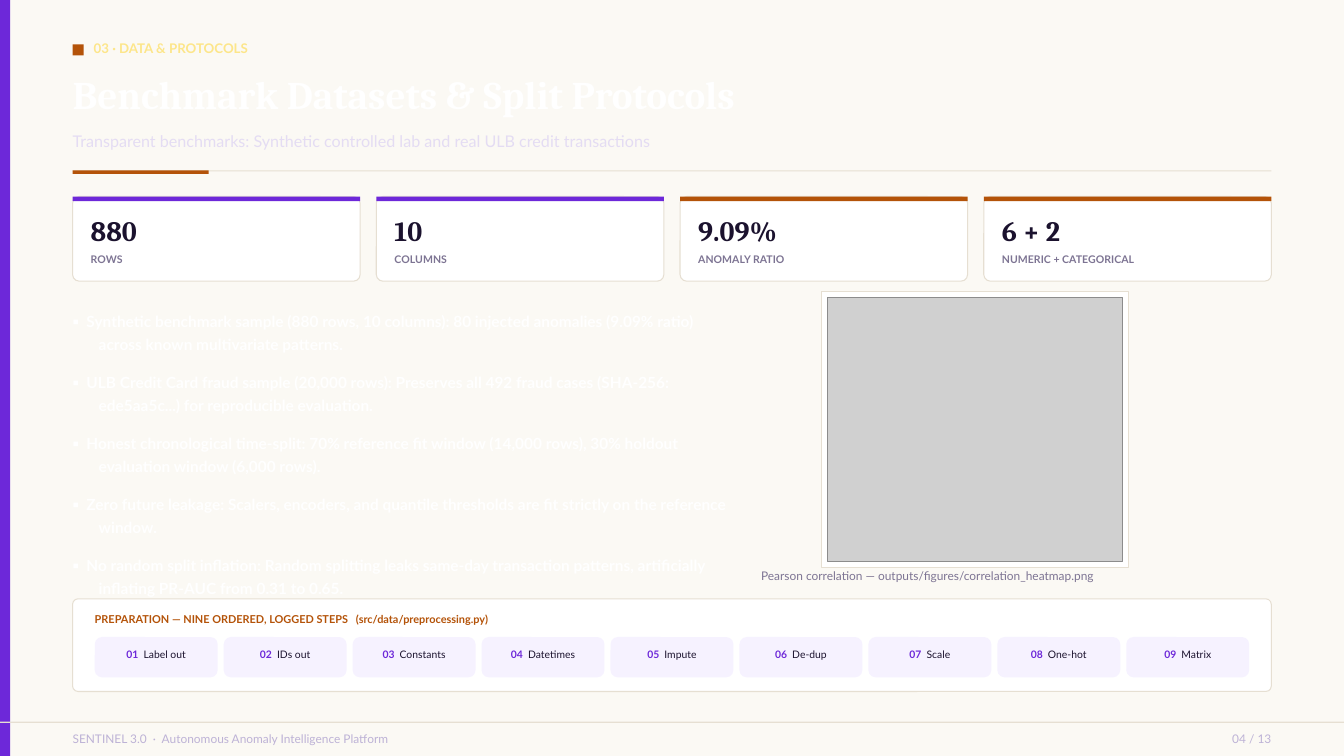
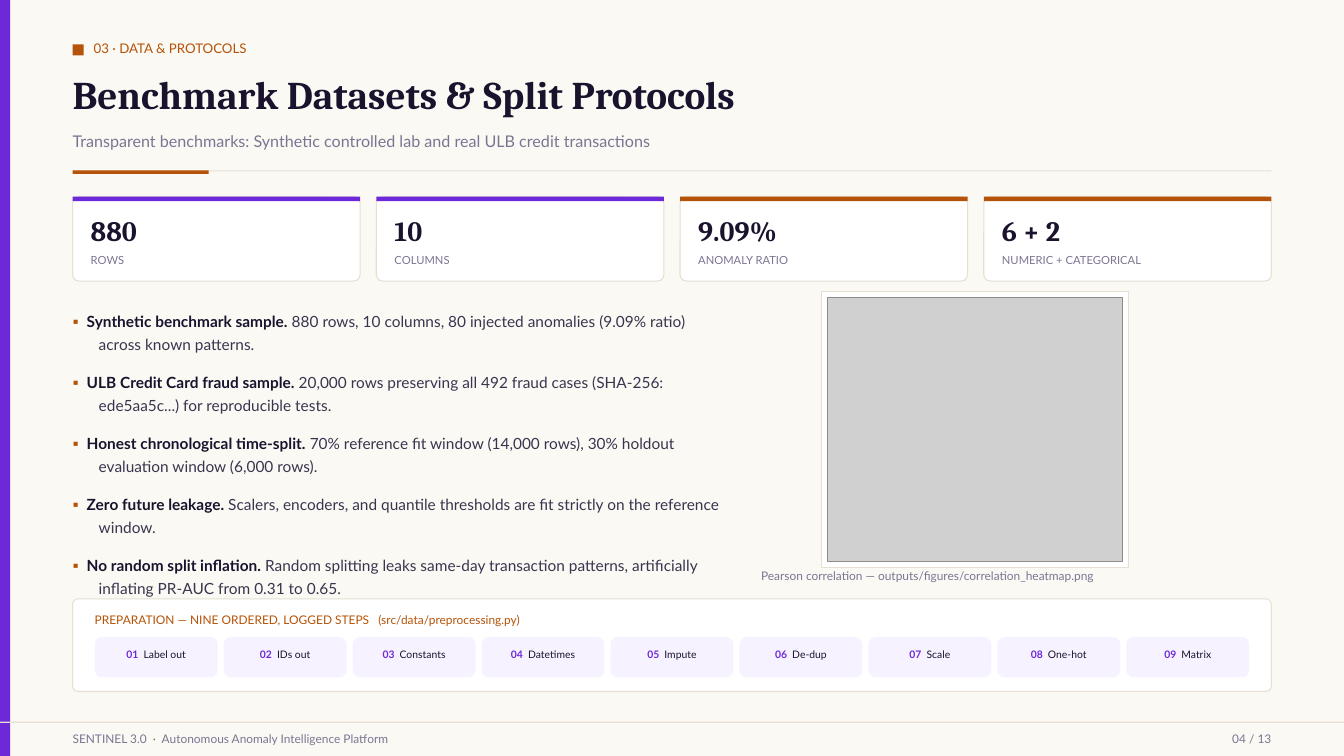
Before and after one commit to rohan1252030019-netizen/explainable-anomaly-detection, a slide deck: slide 4 of presentation/Explainable_Anomaly_Detection_12slides.pptx. Drawn at 1344x756 pixels with LibreOffice and Linux fonts; fonts in the diff are those of the drawing; grey boxes stand for pictures. Boxes give left, top, right and bottom in pixels: in the first picture for what was removed or moved away, otherwise in the second. Text is boxed around its words. In the diff, an @@ line names an element or a change of style, - is before the commit and + after.

Commit message:
fix(presentation): restore high-contrast dark text typography for white slide backgrounds

```diff
--- a/presentation/Explainable_Anomaly_Detection_12slides.pptx
+++ b/presentation/Explainable_Anomaly_Detection_12slides.pptx
@@ text added at (94,43,247,53), 9.5 pt, text #B45309 @@
+03 · DATA & PROTOCOLS
@@ text added at (73,81,735,118), 28 pt, text #1B122E, bold @@
+Benchmark Datasets & Split Protocols
@@ text added at (73,135,650,150), 11.5 pt, text #7D7493 @@
+Transparent benchmarks: Synthetic controlled lab and real ULB credit transactions
@@ size 7.5 to 8 pt, bold off in 4 elements at (91,256,124,264), (394,256,449,264), (698,256,789,264), (1002,256,1141,264) @@
@@ text added at (87,315,719,597), 11 pt, text #3B344F @@
+▪ Synthetic benchmark sample. 880 rows, 10 columns, 80 injected anomalies (9.09% ratio) across known patterns.
+▪ ULB Credit Card fraud sample. 20,000 rows preserving all 492 fraud cases (SHA-256: ede5aa5c...) for reproducible tests.
+▪ Honest chronological time-split. 70% reference fit window (14,000 rows), 30% holdout evaluation window (6,000 rows).
+▪ Zero future leakage. Scalers, encoders, and quantile thresholds are fit strictly on the reference window.
+▪ No random split inflation. Random splitting leaks same-day transaction patterns, artificially inflating PR-AUC from 0.31 to 0.65.
@@ text "PREPARATION — NINE ORDERED, LOGGED ..." at (95,615,519,626): size 7.8 to 8.5 pt, bold off @@
@@ text "SENTINEL 3.0 · Autonomous Anomaly ..." at (73,734,388,745): text colour #BDB2D6 to #7D7493 @@
@@ text "04 / 13" at (1232,734,1272,743): text colour #BDB2D6 to #7D7493 @@
```
Also in this commit, not shown: 12 other slides changed, 2 other files.
